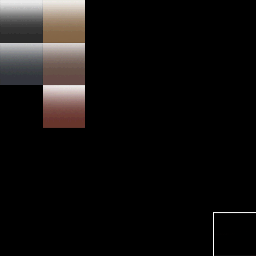
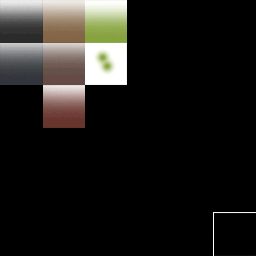
The second 256px x 256px image is a revision of the first. Changes to its layers:
added layer "Grass" above "Stone" over [85, 0, 127, 43]
added layer "Layer 1 copy 5" in group "Stone" over [84, 42, 127, 85]
